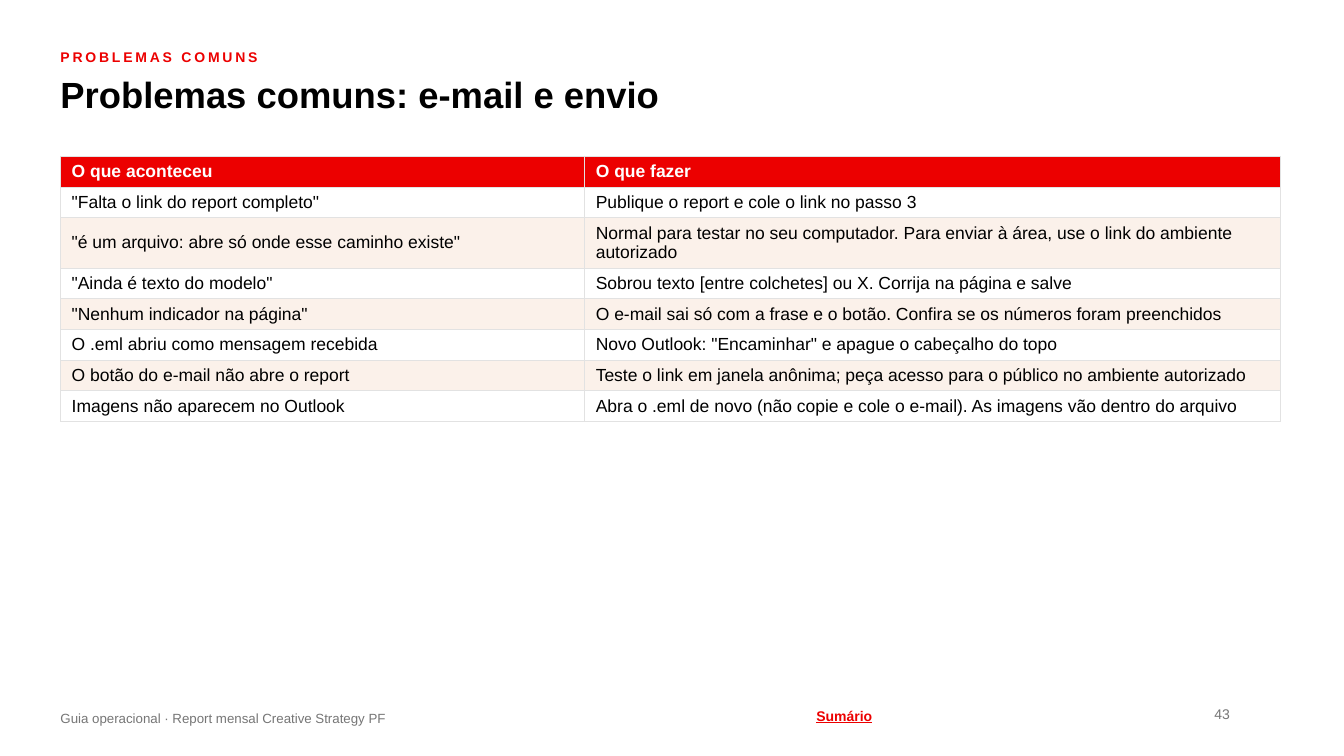
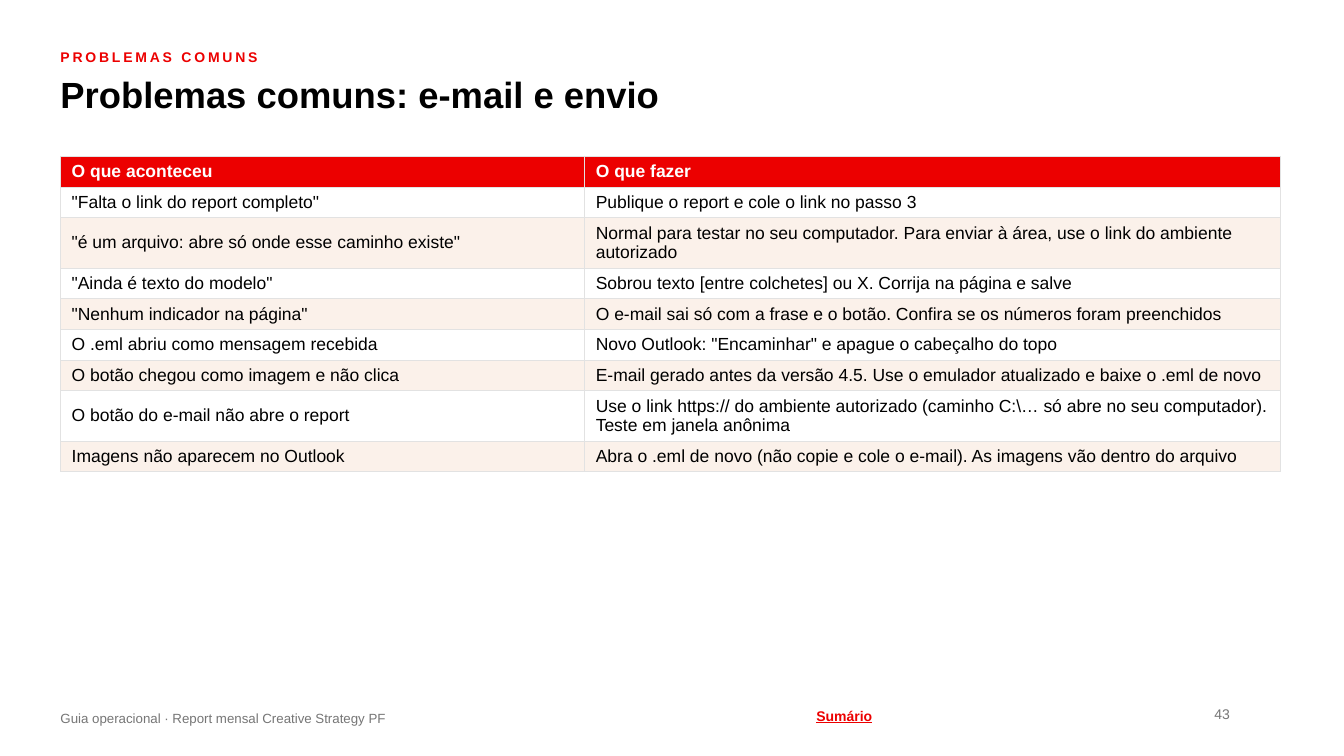
Before and after one commit to fabrizzioriccelli/report_mensal_st, a slide deck: slide 43 of kit/guia-operacional.pptx. Drawn at 1344x756 pixels with LibreOffice and Linux fonts; fonts in the diff are those of the drawing; background and template pictures are left out. Boxes give left, top, right and bottom in pixels: in the first picture for what was removed or moved away, otherwise in the second. Text is boxed around its words. In the diff, an @@ line names an element or a change of style, - is before the commit and + after.

```diff
--- a/kit/guia-operacional.pptx
+++ b/kit/guia-operacional.pptx
@@ table at [60, 156, 1280, 470] @@
-row 7: O botão do e-mail não abre o report | Teste o link em janela anônima; peça acesso para o público no ambiente autorizado
+row 7: O botão chegou como imagem e não clica | E-mail gerado antes da versão 4.5. Use o emulador atualizado e baixe o .eml de novo
+row 8: O botão do e-mail não abre o report | Use o link https:// do ambiente autorizado (caminho C:\… só abre no seu computador). Teste em janela anônima
```
Also in this commit, not shown: 3 other slides changed, 5 other files.
